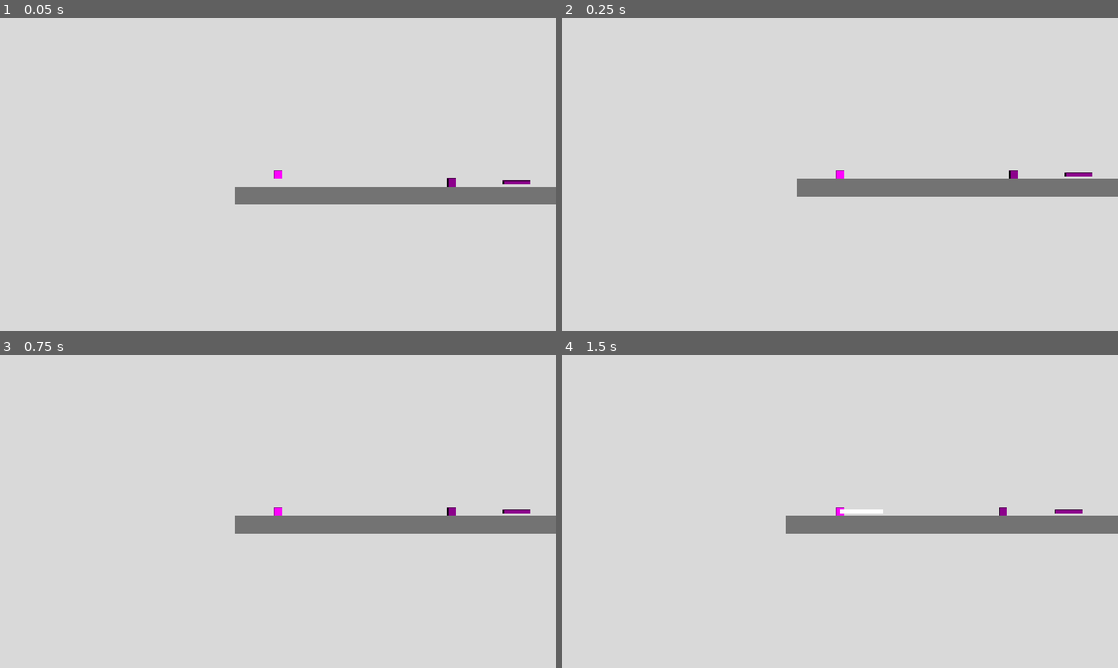
Above: before the commit, frames 1-4 (two rows, left to right).
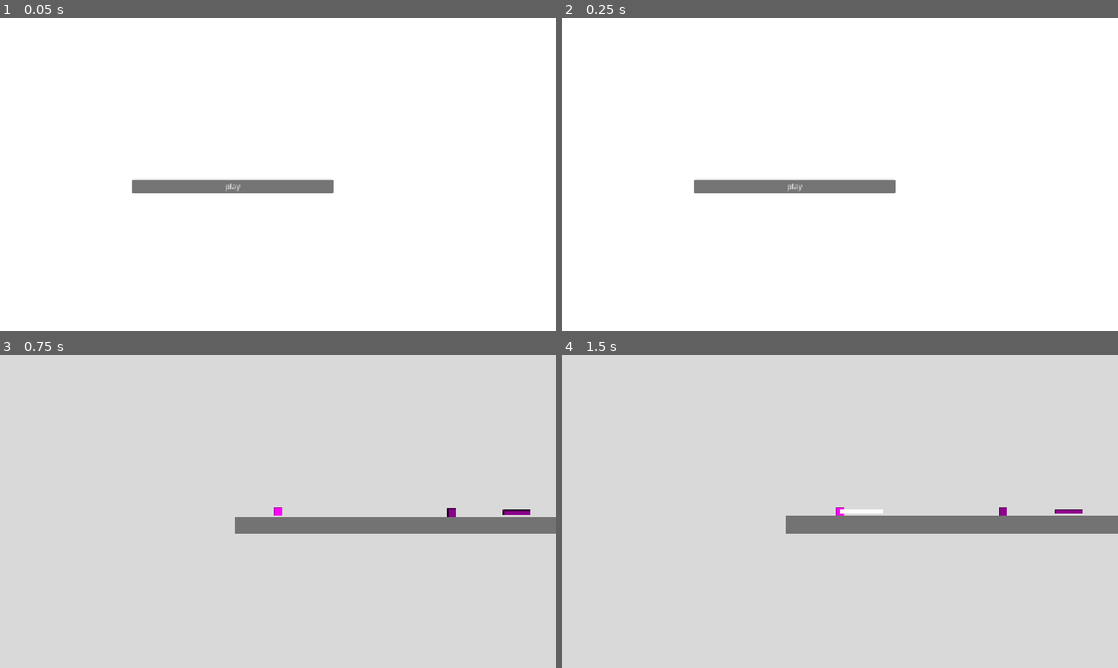
Above: after the commit, the same moments.

Repository: MiniCactus1234/Hop-Back
Game: Godot game, scene res://main_menu.tscn
Two runs of this game, one before a commit and one after it. Both use one fixed random seed, a clock stepped at 60 frames per second and the inputs below. Before the commit the project starts from res://level_1.tscn.
Inputs (mouse positions are in pixels of both pictures, inside the frame that each line leads up to):
- Up to frame 1 (0.05 s): no input
- Up to frame 2 (0.25 s): no input
- Up to frame 3 (0.75 s): click (233, 524) at 0.5 s, where only the run after the commit has a clickable "play"
- Up to frame 4 (1.5 s): tap Enter at 1.25 s; hold D (move_right) from 1.28 s (still down); tap J (tongue) at 1.35 s

The runs differ from the first frame. In frame 1, 99% of the frame differs, in the area x 0-100%, y 0-100%; in frame 2, 99%; in frame 3, 0.3%; in frame 4, nothing differs.

Commit message:
Main menu

Diff:
--- /dev/null
+++ b/main_menu.gd
@@ -0,0 +1,5 @@
+extends Control
+func _ready() -> void:
+	$VBoxContainer/PlayButton.pressed.connect(_on_play_button_pressed)
+func _on_play_button_pressed() -> void:
+	get_tree().change_scene_to_file("res://level_1.tscn")
--- /dev/null
+++ b/main_menu.tscn
@@ -0,0 +1,29 @@
+[gd_scene format=3 uid="uid://byqnqm52y7wna"]
+
+[ext_resource type="Script" uid="uid://ch47i8d5co7y1" path="res://main_menu.gd" id="1_06t4h"]
+
+[node name="MainMenu" type="Control" unique_id=882566668]
+layout_mode = 3
+anchors_preset = 0
+offset_right = 1280.0
+offset_bottom = 720.0
+script = ExtResource("1_06t4h")
+
+[node name="Background" type="ColorRect" parent="." unique_id=226138542]
+layout_mode = 0
+offset_right = 1280.0
+offset_bottom = 720.0
+
+[node name="VBoxContainer" type="VBoxContainer" parent="." unique_id=266429267]
+layout_mode = 0
+offset_left = 304.0
+offset_top = 368.0
+offset_right = 768.0
+offset_bottom = 720.0
+
+[node name="Banner" type="TextureRect" parent="VBoxContainer" unique_id=1496253920]
+layout_mode = 2
+
+[node name="PlayButton" type="Button" parent="VBoxContainer" unique_id=1552749608]
+layout_mode = 2
+text = "play"
--- a/project.godot
+++ b/project.godot
@@ -12,7 +12,7 @@
 
 config/name="Hop Back"
 config/version="1.2.3"
-run/main_scene="uid://sbqeyjrwr50a"
+run/main_scene="uid://byqnqm52y7wna"
 config/features=PackedStringArray("4.8", "GL Compatibility")
 config/icon="uid://bipg73njaqhl3"
 
Not shown, added: main_menu.gd.uid
